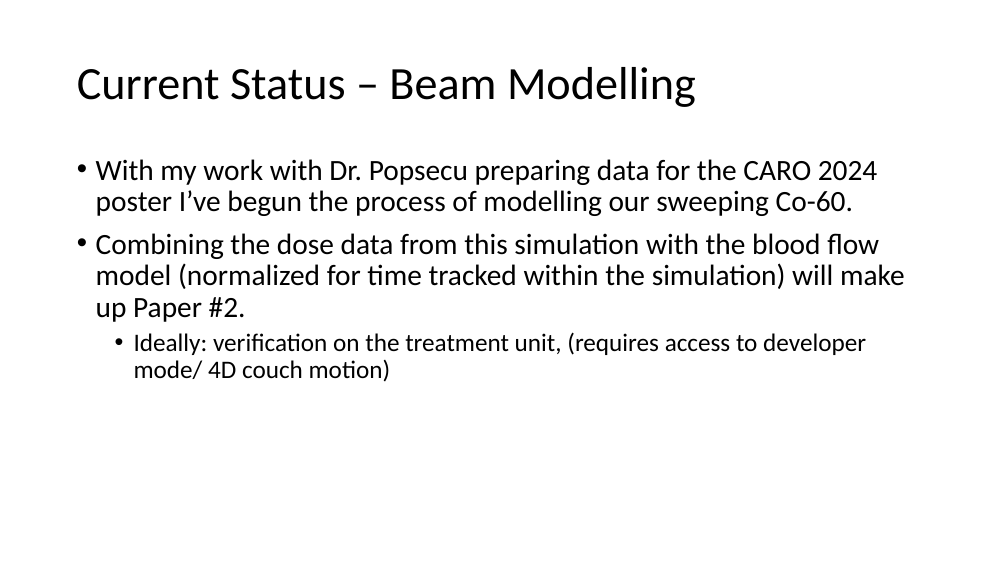
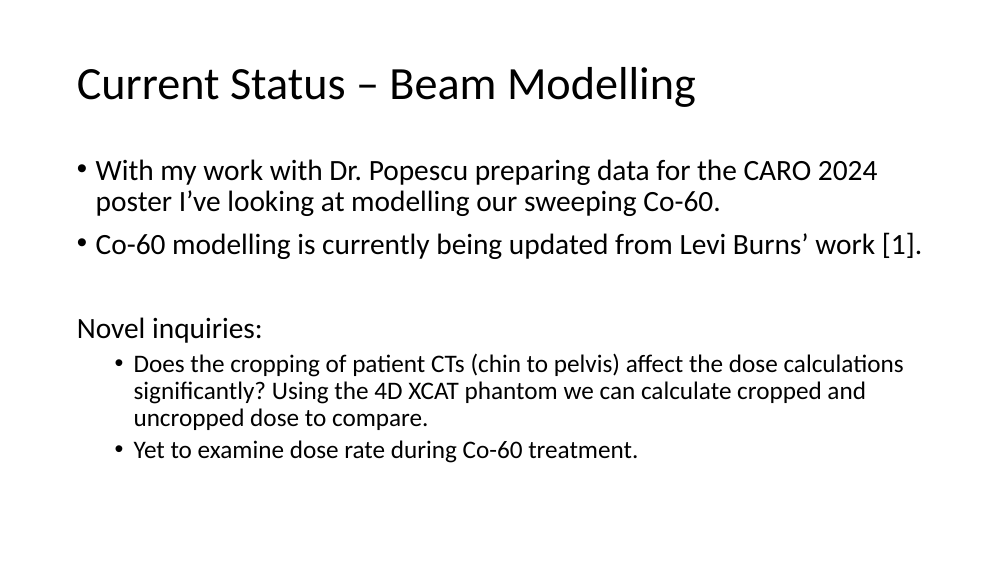
Before and after one commit to CNorthwayMedPhys/Full-Body-Flow-Model-Project, a slide deck: slide 16 of Working Documents/Committee Meeting.pptx (slide 10 before the commit). Drawn at 1008x567 pixels with LibreOffice and Linux fonts; fonts in the diff are those of the drawing. Boxes give left, top, right and bottom in pixels: in the first picture for what was removed or moved away, otherwise in the second. Text is boxed around its words. In the diff, an @@ line names an element or a change of style, - is before the commit and + after.

```diff
--- a/Working Documents/Committee Meeting.pptx
+++ b/Working Documents/Committee Meeting.pptx
@@ text at <box>77,159,922,463</box>: text changed; size 28 to 24 pt @@
-• With my work with Dr. Popsecu preparing data for the CARO 2024 poster I’ve begun the process of modelling our sweeping Co-60.
-• Combining the dose data from this simulation with the blood flow model (normalized for time tracked within the simulation) will make up Paper #2.
-  • Ideally: verification on the treatment unit, (requires access to developer mode/ 4D couch motion)
+• With my work with Dr. Popescu preparing data for the CARO 2024 poster I’ve looking at modelling our sweeping Co-60.
+• Co-60 modelling is currently being updated from Levi Burns’ work [1].
+Novel inquiries:
+  • Does the cropping of patient CTs (chin to pelvis) affect the dose calculations significantly? Using the 4D XCAT phantom we can calculate cropped and uncropped dose to compare.
+  • Yet to examine dose rate during Co-60 treatment.
```
Also in this commit, not shown: 9 other slides changed, 7 slides added.
